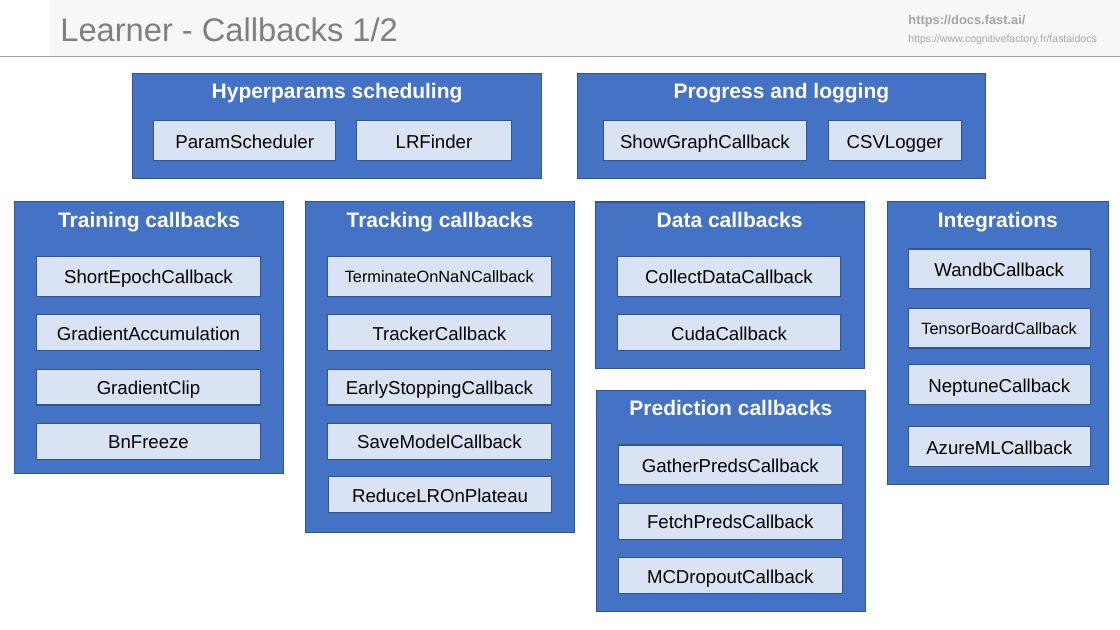
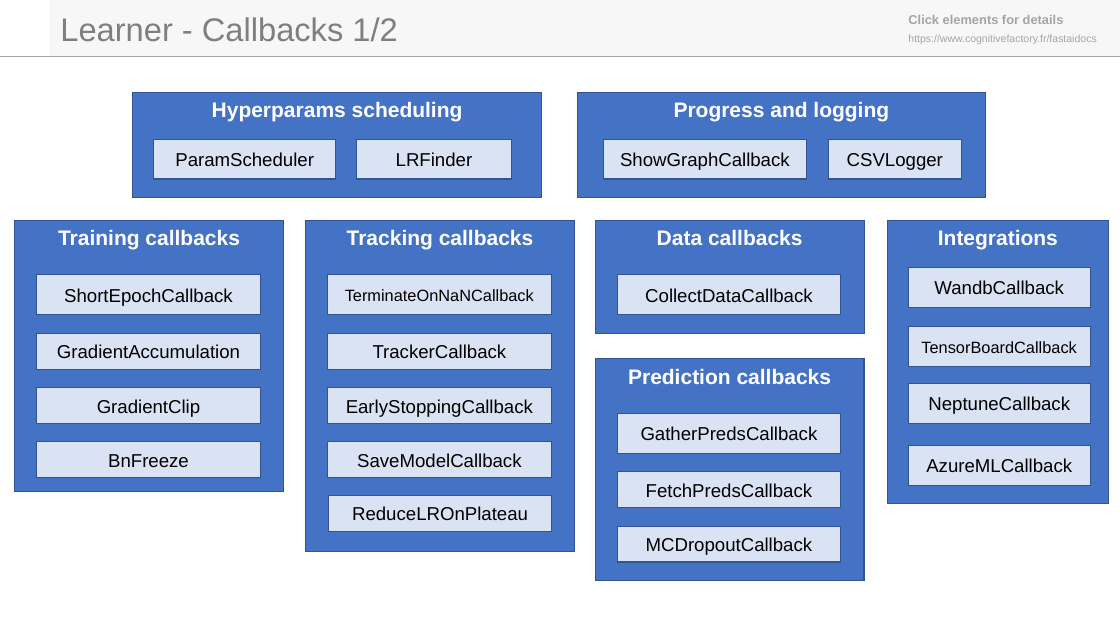
Before and after one commit to laurentprudhon/cognitivefactory-blog, a slide deck: slide 19 of fastaidocs/fastai_docs_v1.pptx. Drawn at 1120x630 pixels with LibreOffice and Linux fonts; fonts in the diff are those of the drawing; background and template pictures are left out. Boxes give left, top, right and bottom in pixels: in the first picture for what was removed or moved away, otherwise in the second. Text is boxed around its words. In the diff, an @@ line names an element or a change of style, - is before the commit and + after.

Commit message:
Add links to fastai docs

```diff
--- a/fastaidocs/fastai_docs_v1.pptx
+++ b/fastaidocs/fastai_docs_v1.pptx
@@ text at [908, 15, 1064, 24]: text changed @@
-https://docs.fast.ai/
+Click elements for details
@@ rectangle "Data callbacks": place and size @@
-rectangle "Data callbacks" at [596, 202, 865, 368]
+rectangle "Data callbacks" at [596, 220, 865, 333]
@@ 23 rectangles: place and size @@
-23 rectangles at [15, 74, 1109, 533]
+23 rectangles at [15, 92, 1109, 551]
@@ rectangle removed at [618, 315, 841, 351] @@
-CudaCallback
@@ 4 rectangles: place and size @@
-4 rectangles at [597, 391, 865, 613]
+4 rectangles at [596, 359, 865, 581]
```
Also in this commit, not shown: 25 other slides changed, 57 other files.
